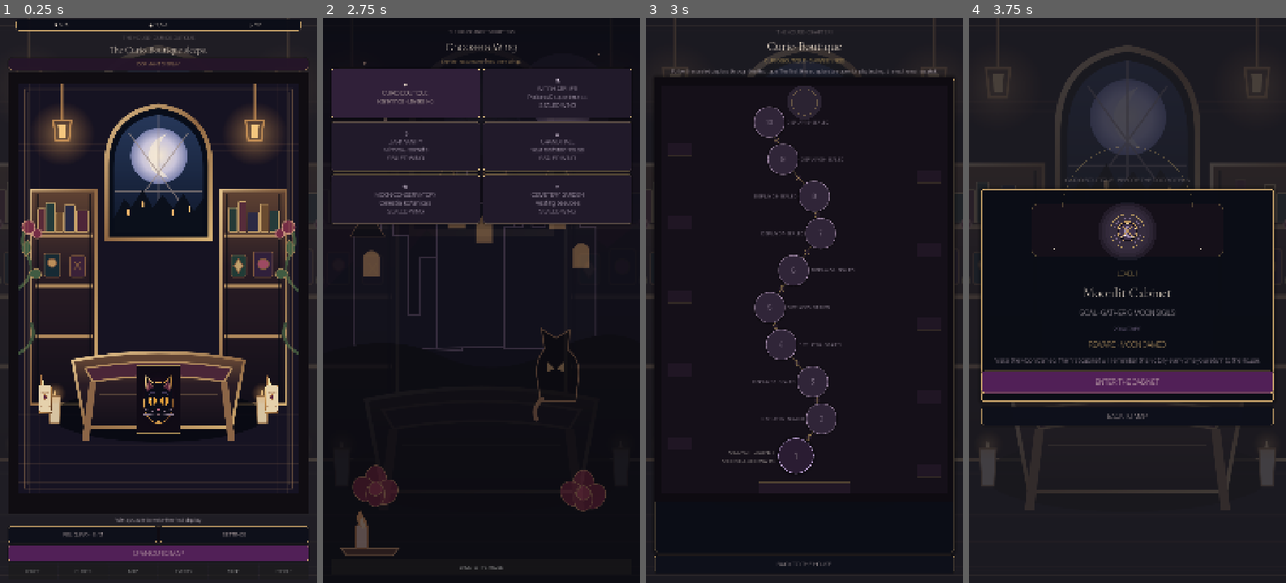
Above: before the commit, frames 1-4 (left to right).
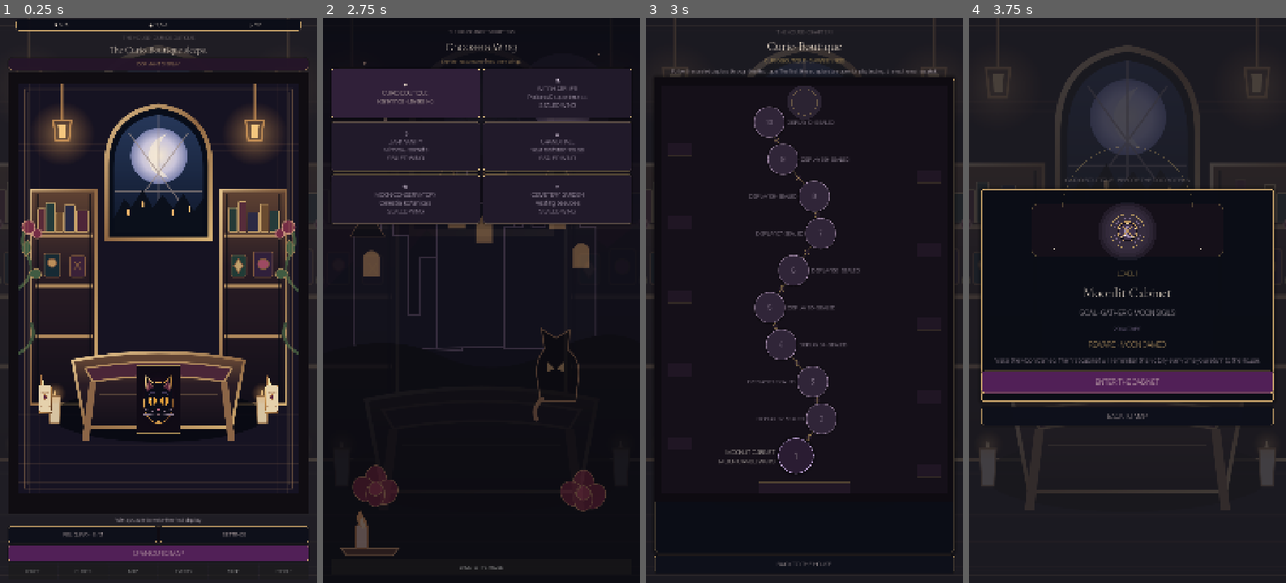
Above: after the commit, the same moments.

Repository: Jay-prodesign/akilta-match3
Game: Godot game, scene res://src/app/app_bootstrap.tscn
Same seed, same stepped clock (60 frames per second), same inputs: the game is played once before the commit and once after it.
Inputs:
- Up to frame 1 (0.25 s): no input
- Up to frame 2 (2.75 s): click "RELIQUARY · 0 / 3" at 0.5 s; click "BACK TO THE HOUSE" at 1.25 s; click "OPEN CURIO MAP" at 2 s
- Up to frame 3 (3 s): click "✦ CURIO BOUTIQUE Rare finds ·…" at 2.75 s
- Up to frame 4 (3.75 s): click "1" at 3.5 s

Frames 1-2 are identical in both runs. In frame 3, 0.5% of the frame differs, in the area x 22-68%, y 18-79%; in frame 4, nothing differs.

Commit message:
polish(map): make sealed-display captions readable at portrait phone scale

Diff:
--- a/src/ui/map/chapter_route_view.gd
+++ b/src/ui/map/chapter_route_view.gd
@@ -72,7 +72,7 @@
 		label.size = Vector2(245.0, 54.0)
 		label.vertical_alignment = VERTICAL_ALIGNMENT_CENTER
 		label.autowrap_mode = TextServer.AUTOWRAP_WORD_SMART
-		label.add_theme_font_size_override("font_size", 19 if level_number == 1 else 16)
+		label.add_theme_font_size_override("font_size", 20 if level_number == 1 else 18)
 		label.add_theme_color_override("font_color", BONE if level_number == 1 else Color("#D2C4D7"))
 		var on_right := center.x < route_width * 0.5
 		if on_right:
